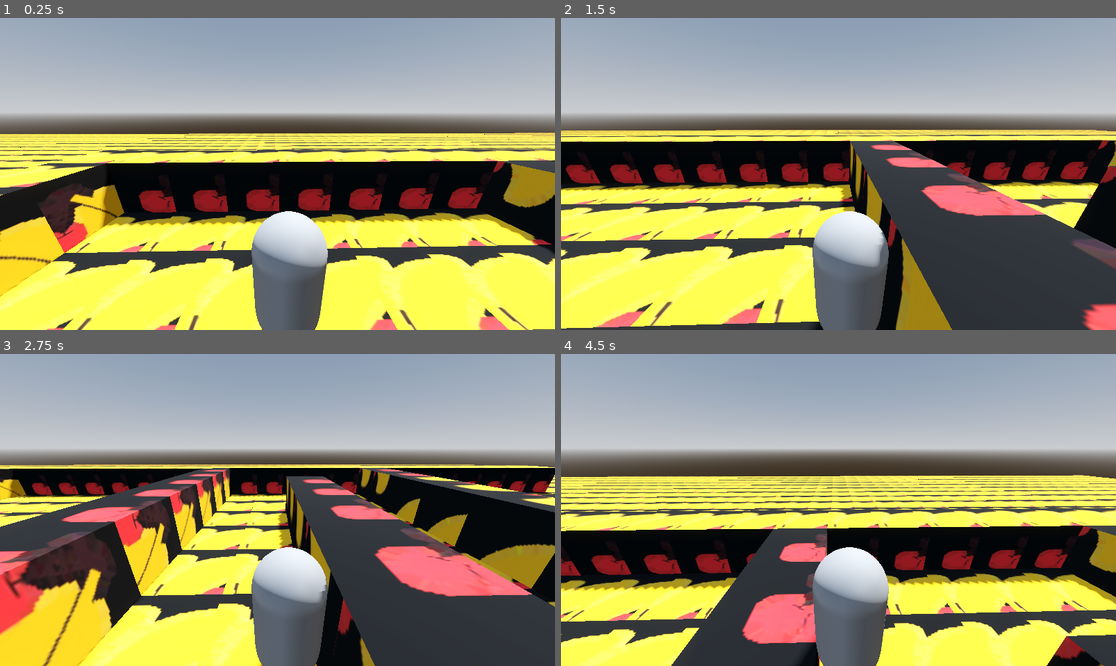
Above: before the commit, frames 1-4 (two rows, left to right).
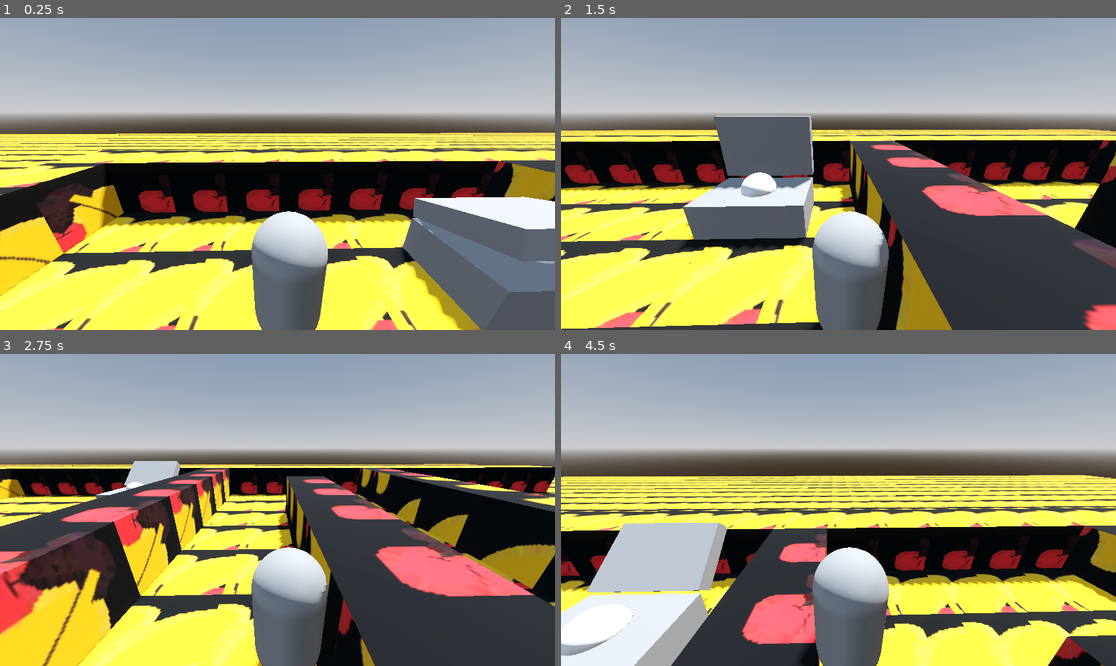
Above: after the commit, the same moments.

Repository: PHS-TSA/arch
Game: Godot game, scene res://scenes/main.tscn
The game is run twice, just before and just after one commit, with the same random seed, the same clock (stepped at 60 frames per second) and the same inputs.
Inputs:
- Up to frame 1 (0.25 s): no input
- Up to frame 2 (1.5 s): tap Enter (ui_accept) at 0.5, 0.77 s; hold Right (ui_right) 0.53-1.28 s; hold Down (ui_down) from 1.28 s (still down)
- Up to frame 3 (2.75 s): tap Enter (ui_accept) at 1.52 s; release Down (ui_down) at 2.03 s; hold Right (ui_right) from 2.03 s (still down)
- Up to frame 4 (4.5 s): release Right (ui_right) at 2.78 s; hold Up (ui_up) 2.78-3.53 s; tap Enter (ui_accept) at 3.02, 3.77, 4.25 s; hold Left (ui_left) from 3.53 s (still down)

The runs differ from the first frame. In frame 1, 13% of the frame differs, in the area x 0-100%, y 36-100%; in frame 2, 9.5%; in frame 3, 3.1%; in frame 4, 12%.

Commit message:
I made a chest and powerup inside that adds to a placeholder inventory

Diff:
--- a/project.godot
+++ b/project.godot
@@ -14,6 +14,10 @@
 run/main_scene="uid://0ol4qu7b2ja8"
 config/features=PackedStringArray("4.6", "GL Compatibility")
 config/icon="uid://ifomx3yfyvk8"
+
+[autoload]
+
+Global="*uid://dyqrxc5w7krra"
 
 [debug]
 
--- /dev/null
+++ b/scenes/chest.gd
@@ -0,0 +1,14 @@
+extends Area3D
+
+func _on_body_entered(body: Node3D) -> void:
+	if Time.get_ticks_msec() > 500: # idk why but this has to be there to work
+		print("chest")
+		$powerUp.visible = true
+		$powerUp/MeshInstance3D.visible = true
+	#var powerUpNew = $powerUp.duplicate()
+	#add_child(powerUpNew)
+	#powerUpNew.position += Vector3(5, 0, 0)
+
+
+func _on_power_up_body_entered(body: Node3D) -> void:
+	self.queue_free()
--- /dev/null
+++ b/scenes/chest.tscn
@@ -0,0 +1,58 @@
+[gd_scene format=3 uid="uid://jmjlq1p7rbbb"]
+
+[ext_resource type="Script" uid="uid://c063aklgsrduy" path="res://scenes/chest.gd" id="1_sy5e1"]
+[ext_resource type="Script" uid="uid://c82yx2p88p002" path="res://scenes/power_up.gd" id="2_gqd3d"]
+[ext_resource type="Script" uid="uid://bef3mr64b0180" path="res://scenes/temp_chest_hinge.gd" id="2_yue2o"]
+[ext_resource type="Script" uid="uid://c80x18apyfnyp" path="res://scenes/chest_collision.gd" id="3_yue2o"]
+
+[sub_resource type="BoxMesh" id="BoxMesh_sy5e1"]
+
+[sub_resource type="BoxShape3D" id="BoxShape3D_tbgi4"]
+size = Vector3(1.5, 1, 1)
+
+[sub_resource type="SphereShape3D" id="SphereShape3D_sy5e1"]
+
+[sub_resource type="StandardMaterial3D" id="StandardMaterial3D_sugp2"]
+
+[sub_resource type="SphereMesh" id="SphereMesh_gqd3d"]
+
+[node name="chest" type="Area3D" unique_id=1127407156]
+script = ExtResource("1_sy5e1")
+
+[node name="MeshInstance3D" type="MeshInstance3D" parent="." unique_id=1988048454]
+transform = Transform3D(1.5, 0, 0, 0, 0.5, 0, 0, 0, 1, 0, 0, 0)
+mesh = SubResource("BoxMesh_sy5e1")
+
+[node name="Node3D" type="Node3D" parent="." unique_id=1291049357]
+transform = Transform3D(1, 0, 0, 0, 1, 0, 0, 0, 1, 0, 0.3, -0.5)
+rotation_edit_mode = 2
+script = ExtResource("2_yue2o")
+
+[node name="MeshInstance3D2" type="MeshInstance3D" parent="Node3D" unique_id=2139869592]
+transform = Transform3D(1.5, 0, 0, 0, 0.25, 0, 0, 0, 1, 0, 0.099999994, 0.5)
+mesh = SubResource("BoxMesh_sy5e1")
+
+[node name="CollisionShape3D" type="CollisionShape3D" parent="." unique_id=287303476]
+transform = Transform3D(2, 0, 0, 0, 2, 0, 0, 0, 2, 0, 0, 0)
+shape = SubResource("BoxShape3D_tbgi4")
+script = ExtResource("3_yue2o")
+
+[node name="powerUp" type="Area3D" parent="." unique_id=258685692]
+visible = false
+script = ExtResource("2_gqd3d")
+
+[node name="CollisionShape3D" type="CollisionShape3D" parent="powerUp" unique_id=1142115821]
+transform = Transform3D(0.5, 0, 0, 0, 0.5, 0, 0, 0, 0.5, 0, 0, 0)
+shape = SubResource("SphereShape3D_sy5e1")
+
+[node name="MeshInstance3D" type="MeshInstance3D" parent="powerUp" unique_id=661928150]
+transform = Transform3D(0.5, 0, 0, 0, 0.5, 0, 0, 0, 0.5, 0, 0.26103085, 0)
+visible = false
+material_override = SubResource("StandardMaterial3D_sugp2")
+mesh = SubResource("SphereMesh_gqd3d")
+
+[connection signal="body_entered" from="." to="." method="_on_body_entered"]
+[connection signal="body_entered" from="." to="CollisionShape3D" method="_on_chest_body_entered"]
+[connection signal="body_entered" from="." to="Node3D" method="_on_chest_body_entered"]
+[connection signal="body_entered" from="powerUp" to="." method="_on_power_up_body_entered"]
+[connection signal="body_entered" from="powerUp" to="powerUp" method="_on_body_entered"]
--- /dev/null
+++ b/scenes/chest_collision.gd
@@ -0,0 +1,5 @@
+extends CollisionShape3D
+
+
+func _on_chest_body_entered(body: Node3D) -> void:
+	self.queue_free()
--- /dev/null
+++ b/scenes/constants.gd
@@ -0,0 +1 @@
+extends Node3D
--- a/scenes/main.tscn
+++ b/scenes/main.tscn
@@ -1,7 +1,9 @@
 [gd_scene format=3 uid="uid://0ol4qu7b2ja8"]
 
 [ext_resource type="PackedScene" uid="uid://bxxenrj7af57f" path="res://scenes/map.tscn" id="1_0wfyh"]
+[ext_resource type="Script" uid="uid://dyqrxc5w7krra" path="res://scripts/global.gd" id="1_tbgi4"]
 [ext_resource type="PackedScene" uid="uid://c2xhoyi0dd6ly" path="res://scenes/player.tscn" id="2_0wfyh"]
+[ext_resource type="PackedScene" uid="uid://jmjlq1p7rbbb" path="res://scenes/chest.tscn" id="4_jyhfs"]
 
 [sub_resource type="ProceduralSkyMaterial" id="ProceduralSkyMaterial_0wfyh"]
 sky_horizon_color = Color(0.66224277, 0.6717428, 0.6867428, 1)
@@ -17,6 +19,7 @@
 glow_enabled = true
 
 [node name="Main" type="Node3D" unique_id=1416680920]
+script = ExtResource("1_tbgi4")
 
 [node name="WorldEnvironment" type="WorldEnvironment" parent="." unique_id=1714936284]
 environment = SubResource("Environment_jyhfs")
@@ -34,5 +37,8 @@
 [node name="Camera3D" type="Camera3D" parent="CharacterBody3D" unique_id=1366572285]
 transform = Transform3D(0.9997248, 0.0074480805, -0.022249483, 0.00061069714, 0.9396974, 0.3420066, 0.023455076, -0.341926, 0.9394341, -0.099488616, 1.117457, 0.8983754)
 current = true
-fov = 85.22021
+fov = 85.0
 far = 100.0
+
+[node name="chest" parent="." unique_id=1127407156 instance=ExtResource("4_jyhfs")]
+transform = Transform3D(1, 0, 0, 0, 1, 0, 0, 0, 1, 2.5, -0.25, -0.5)
--- /dev/null
+++ b/scenes/power_up.gd
@@ -0,0 +1,8 @@
+extends Area3D
+
+var power = Global.POWER_UPS.pick_random()
+
+func _on_body_entered(body: Node3D) -> void:
+	if self.visible:
+		Global.inventory.append(power)
+		print(Global.inventory)
--- /dev/null
+++ b/scenes/temp_chest_hinge.gd
@@ -0,0 +1,8 @@
+extends Node3D
+
+
+func _on_chest_body_entered(body: Node3D) -> void:
+	for i in range(135):
+		self.rotation.x -= deg_to_rad(1)
+		print()
+		await get_tree().create_timer(0.001).timeout
--- /dev/null
+++ b/scripts/global.gd
@@ -0,0 +1,9 @@
+extends Node3D
+
+const POWER_UPS = ["freeze", "speed", "slow", "jump", "shoot"]
+var inventory = [] # Tanish you can decide the inventory stuff but I made it a list that it's just putting stuff into now
+
+func _process(delta):
+	print("FPS: %s" % Engine.get_frames_per_second())
+	print("TPS: %s" % Engine.physics_ticks_per_second)
+	print("FDT: %s" % Engine.get_frames_drawn())
Binary file added: not_ugly.png
Not shown, added: not_ugly.png.import
Not shown, added: scenes/chest.gd.uid
Not shown, added: scenes/chest_collision.gd.uid
Not shown, added: scenes/constants.gd.uid
Not shown, added: scenes/power_up.gd.uid
Not shown, added: scenes/temp_chest_hinge.gd.uid
Not shown, added: scripts/global.gd.uid
Not shown, added: .DS_Store
